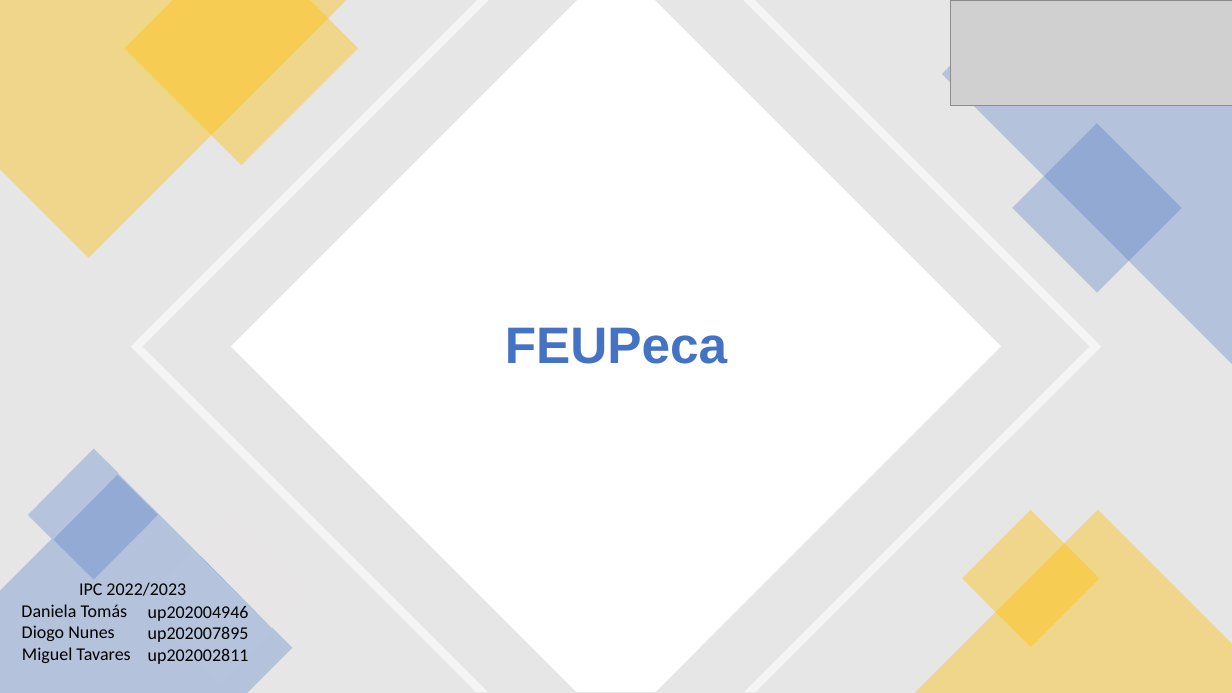
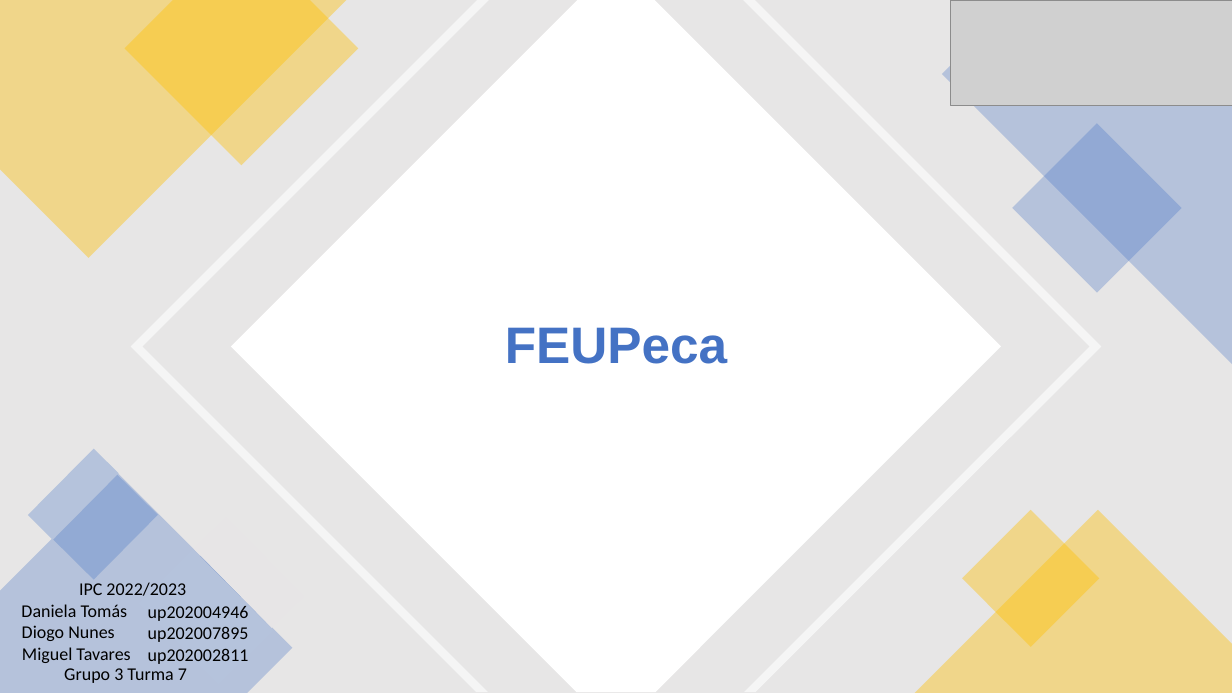
Before and after one commit to ICWeiner/FEUP-IPC, a slide deck: slide 1 of phase1/ipc.pptx. Drawn at 1232x693 pixels with LibreOffice and Linux fonts; fonts in the diff are those of the drawing; grey boxes stand for pictures. Boxes give left, top, right and bottom in pixels: in the first picture for what was removed or moved away, otherwise in the second. Text is boxed around its words. In the diff, an @@ line names an element or a change of style, - is before the commit and + after.

```diff
--- a/phase1/ipc.pptx
+++ b/phase1/ipc.pptx
@@ text added at (x1=64, y1=668, x2=187, y2=683), 14 pt, text #000000 @@
+Grupo 3 Turma 7
```
Also in this commit, not shown: 6 other slides changed.
